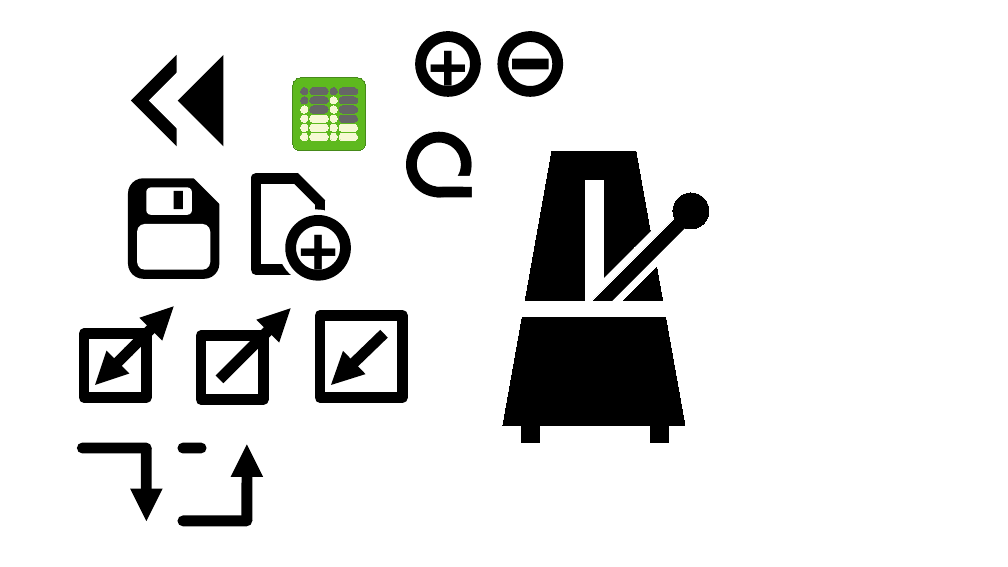
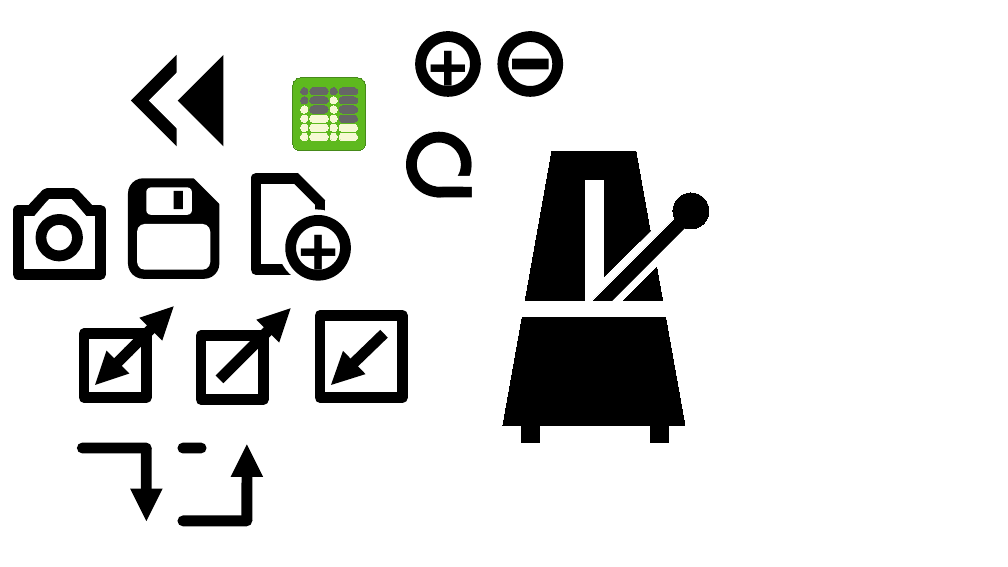
Before and after one commit to NardJ/Tin-Whistle-Helper, a slide deck: slide 1 of resources/icons/icon.odp. Drawn at 1008x567 pixels with LibreOffice and Linux fonts; fonts in the diff are those of the drawing. Boxes give left, top, right and bottom in pixels: in the first picture for what was removed or moved away, otherwise in the second. Text is boxed around its words. In the diff, an @@ line names an element or a change of style, - is before the commit and + after.

```diff
--- a/resources/icons/icon.odp
+++ b/resources/icons/icon.odp
@@ freeform shape added at (x1=33, y1=194, x2=88, y2=209), fill #FFFFFF, outline #000000 8.5 pt @@
@@ freeform shape added at (x1=38, y1=207, x2=81, y2=220), fill #FFFFFF, outline #FFFFFF 8.5 pt @@
@@ rectangle added at (x1=18, y1=210, x2=101, y2=274), fill #FFFFFF, outline #000000 8.5 pt @@
@@ ellipse added at (x1=41, y1=220, x2=78, y2=256), fill #FFFFFF, outline #000000 8.5 pt @@
```
Also in this commit, not shown: 3 other files.
